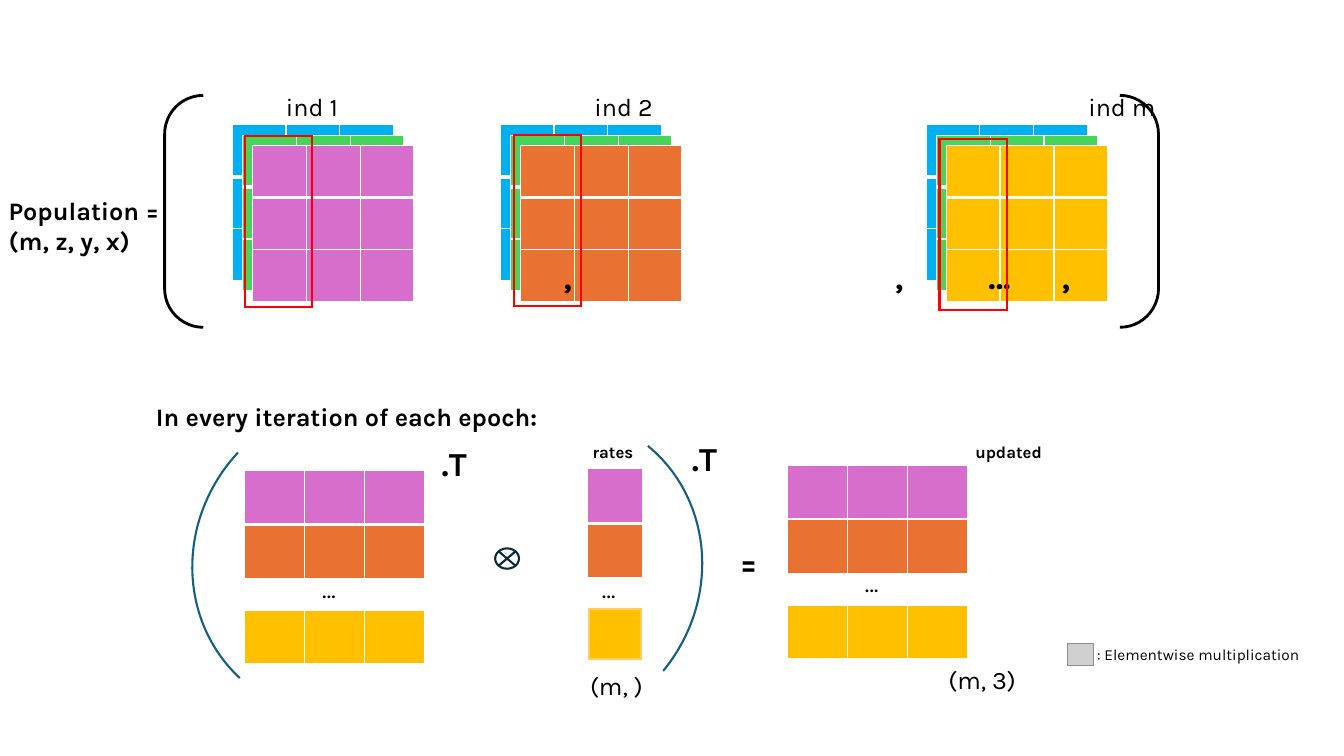
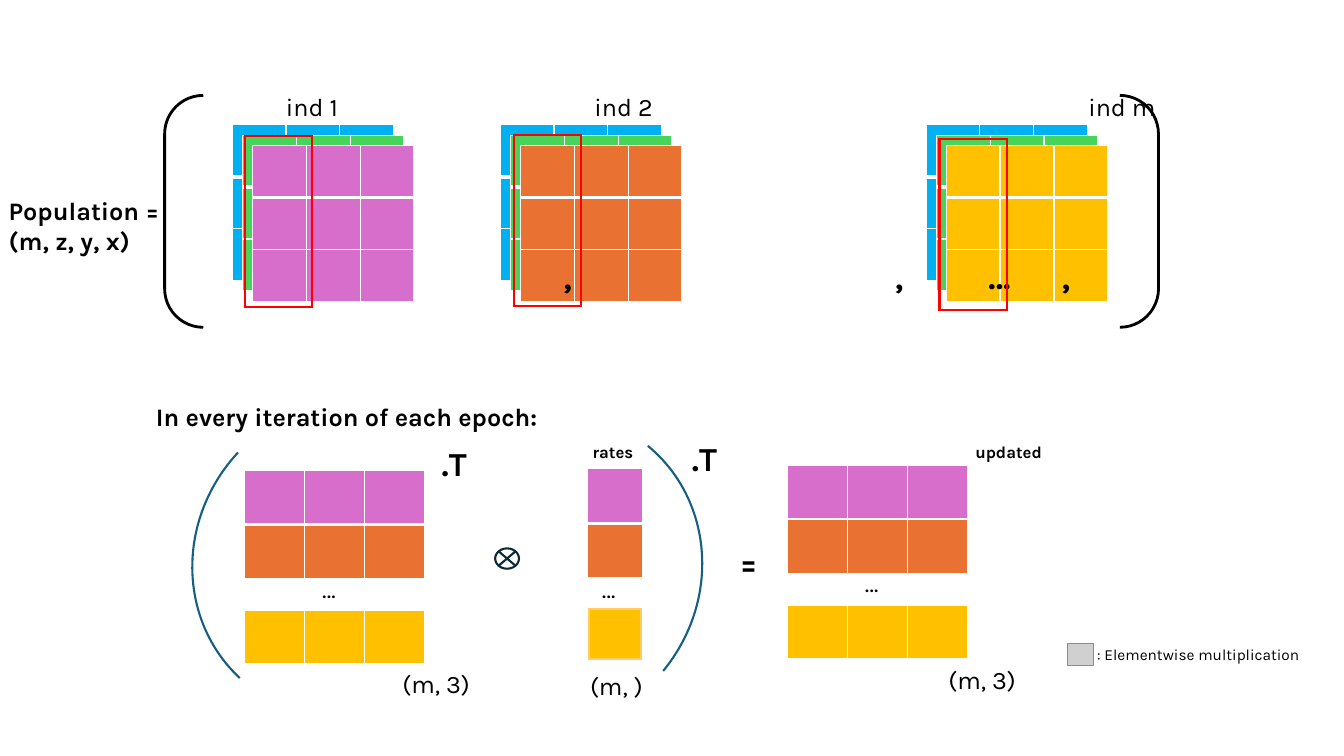
Before and after one commit to LoqmanSamani/grn-designer, a slide deck: slide 19 of pres/sim_system.pptx. Drawn at 1344x756 pixels with LibreOffice and Linux fonts; fonts in the diff are those of the drawing; grey boxes stand for pictures. Boxes give left, top, right and bottom in pixels: in the first picture for what was removed or moved away, otherwise in the second. Text is boxed around its words. In the diff, an @@ line names an element or a change of style, - is before the commit and + after.

```diff
--- a/pres/sim_system.pptx
+++ b/pres/sim_system.pptx
@@ text added at bbox=[402, 675, 470, 696], 18 pt, text #000000 @@
+(m, 3)
```
Also in this commit, not shown: 1 other file.
